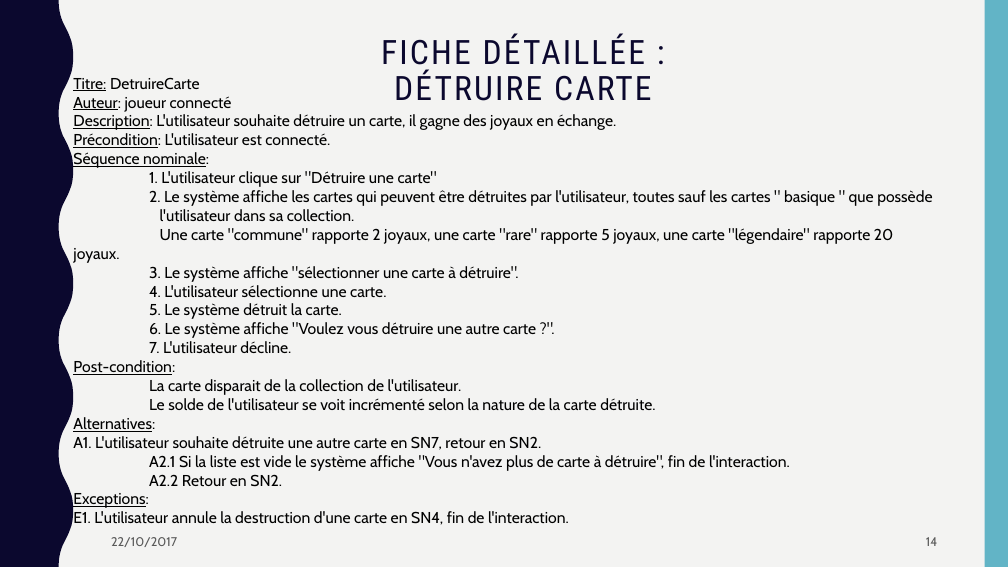
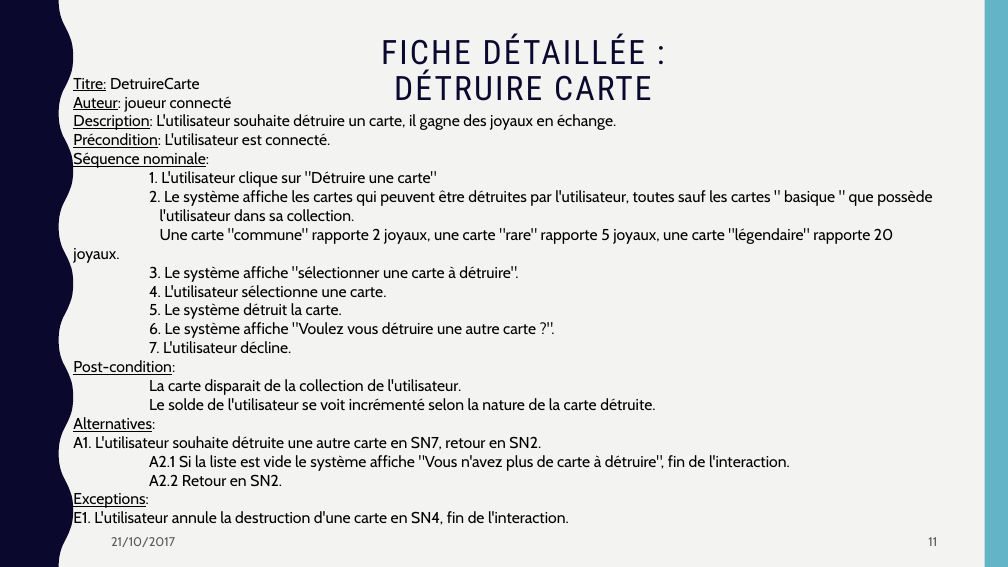
Before and after one commit to AlexiaBourmaud/StoneHearth, a slide deck: slide 11 of presentation/présentation.pptx (slide 14 before the commit). Drawn at 1008x567 pixels with LibreOffice and Linux fonts; fonts in the diff are those of the drawing. Boxes give left, top, right and bottom in pixels: in the first picture for what was removed or moved away, otherwise in the second. Text is boxed around its words. In the diff, an @@ line names an element or a change of style, - is before the commit and + after.

```diff
--- a/presentation/présentation.pptx
+++ b/presentation/présentation.pptx
@@ text at (x1=111, y1=537, x2=175, y2=547): text changed @@
-22/10/2017
+21/10/2017
@@ page number at (x1=928, y1=537, x2=937, y2=546): text changed @@
-14
+11
```
Also in this commit, not shown: 13 other slides changed, 4 slides removed.
